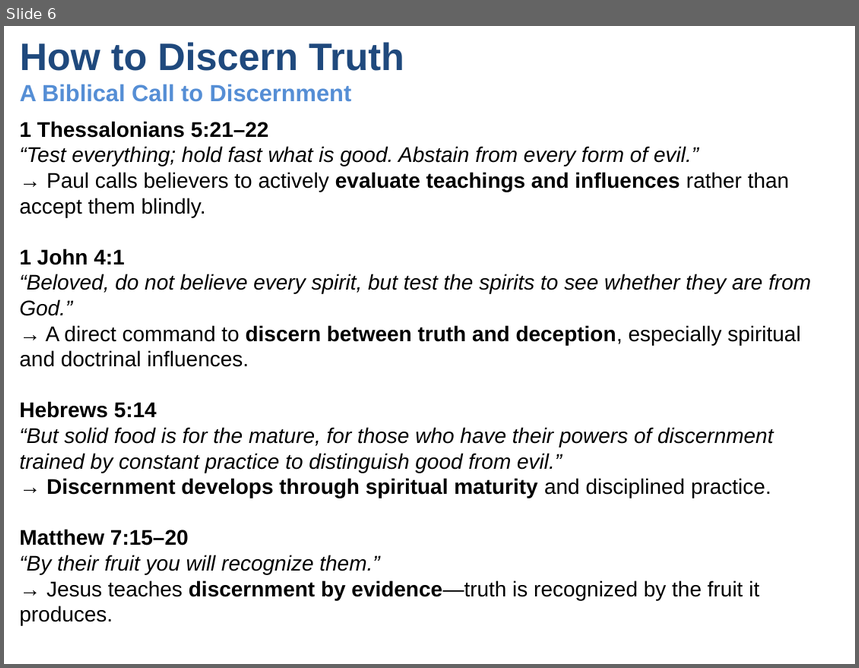
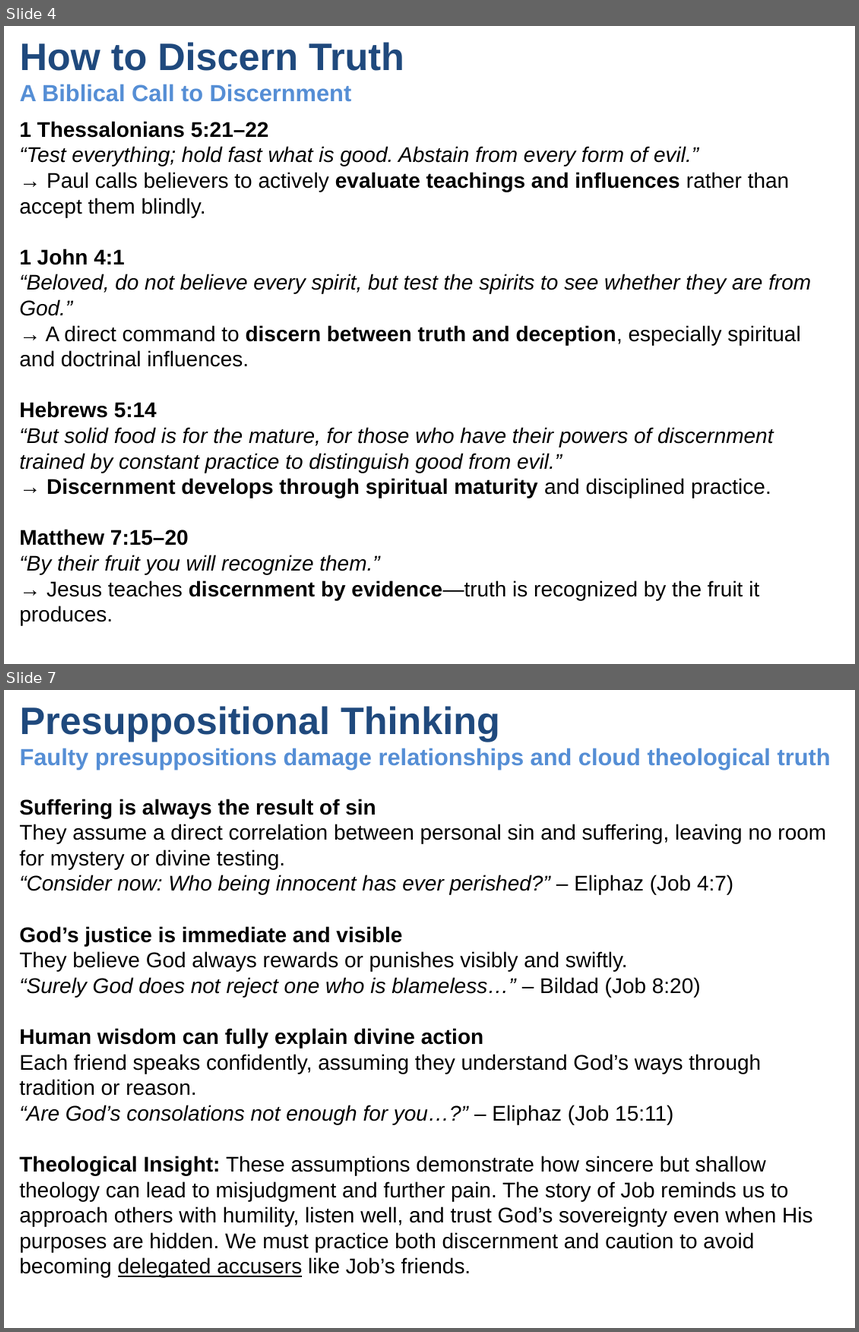
Before and after one commit to UsefulEngines/EvangelismPublic, a slide deck: 2025-Q3/Unity1/2025-07-06-Unity.pptx. Shown one above the other, each under a label of ours: slide 6 before the commit, slides 4 and 7 after it; the slides between them are not shown. The pictures are 859x668 and 859x1332 pixels, drawn with LibreOffice and Linux fonts; fonts in the diff are those of the drawing. Boxes give left, top, right and bottom in pixels: in the first picture for what was removed or moved away, otherwise in the second. Text is boxed around its words. In the diff, an @@ line names an element or a change of style, - is before the commit and + after.

```diff
--- a/2025-Q3/Unity1/2025-07-06-Unity.pptx
+++ b/2025-Q3/Unity1/2025-07-06-Unity.pptx
@@ slide 7 added at [4,690,855,1328], background #FFFFFF @@
@@ title added at [20,706,831,770], 19.8 pt, text #558ED5, bold @@
+Presuppositional Thinking
+Faulty presuppositions damage relationships and cloud theological truth
@@ text added at [19,799,826,1278], 18 pt, text #000000 @@
+Suffering is always the result of sin
+They assume a direct correlation between personal sin and suffering, leaving no room for mystery or divine testing.
+“Consider now: Who being innocent has ever perished?” – Eliphaz (Job 4:7)
+God’s justice is immediate and visible
+They believe God always rewards or punishes visibly and swiftly.
+“Surely God does not reject one who is blameless…” – Bildad (Job 8:20)
+Human wisdom can fully explain divine action
+Each friend speaks confidently, assuming they understand God’s ways through tradition or reason.
+“Are God’s consolations not enough for you…?” – Eliphaz (Job 15:11)
+Theological Insight: These assumptions demonstrate how sincere but shallow theology can lead to misjudgment and further pain. The story of Job reminds us to approach others with humility, listen well, and trust God’s sovereignty even when His purposes are hidden. We must practice both discernment and caution to avoid becoming delegated accusers like Job’s friends.
@@ what was slide 6 is now slide 4 @@
```
Also in this commit, not shown: 2 slides changed, 1 other slide added, 2 slides removed.
